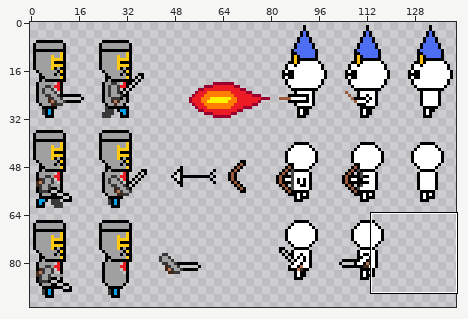
Two states of a sprite sheet, GDAPS2Game/Content/spritesheet_transparent.png. The picture above shows the old version from afar; the outline marks the close-up.
Close-up. The starting point:
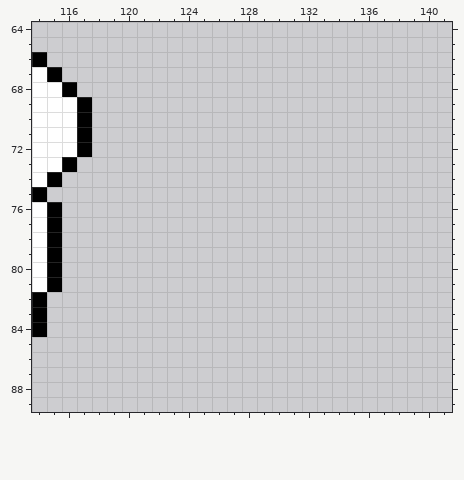
The file is 142x95 pixels. Shown: x 114..141, y 64..89.
Now the later version:
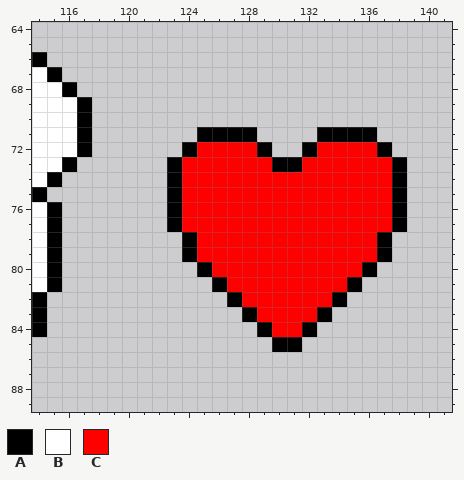
Palette (. is transparent): A #000000  B #ffffff  C #ff0000
The exact change:
{"y":71,"x":125,"old":"....","new":"AAAA"}
{"y":71,"x":133,"old":"....","new":"AAAA"}
{"y":72,"x":124,"old":"......","new":"ACCCCA"}
{"y":72,"x":132,"old":"......","new":"ACCCCA"}
{"y":73,"x":123,"old":"................","new":"ACCCCCCAACCCCCCA"}
{"y":74,"x":123,"old":"................","new":"ACCCCCCCCCCCCCCA"}
{"y":75,"x":123,"old":"................","new":"ACCCCCCCCCCCCCCA"}
{"y":76,"x":123,"old":"................","new":"ACCCCCCCCCCCCCCA"}
{"y":77,"x":123,"old":"................","new":"ACCCCCCCCCCCCCCA"}
{"y":78,"x":124,"old":"..............","new":"ACCCCCCCCCCCCA"}
{"y":79,"x":124,"old":"..............","new":"ACCCCCCCCCCCCA"}
{"y":80,"x":125,"old":"............","new":"ACCCCCCCCCCA"}
{"y":81,"x":126,"old":"..........","new":"ACCCCCCCCA"}
{"y":82,"x":127,"old":"........","new":"ACCCCCCA"}
{"y":83,"x":128,"old":"......","new":"ACCCCA"}
{"y":84,"x":129,"old":"....","new":"ACCA"}
{"y":85,"x":130,"old":"..","new":"AA"}
